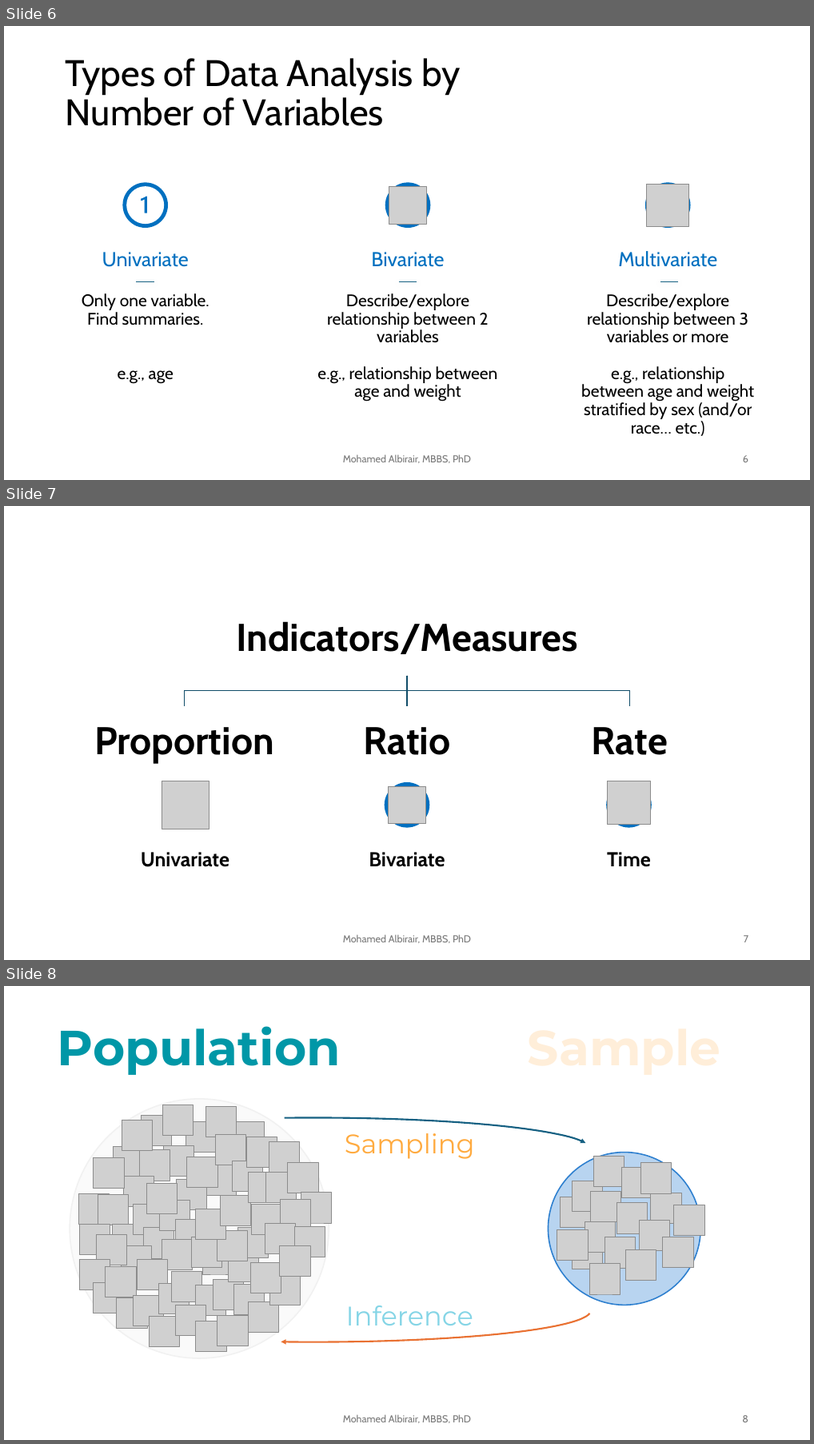
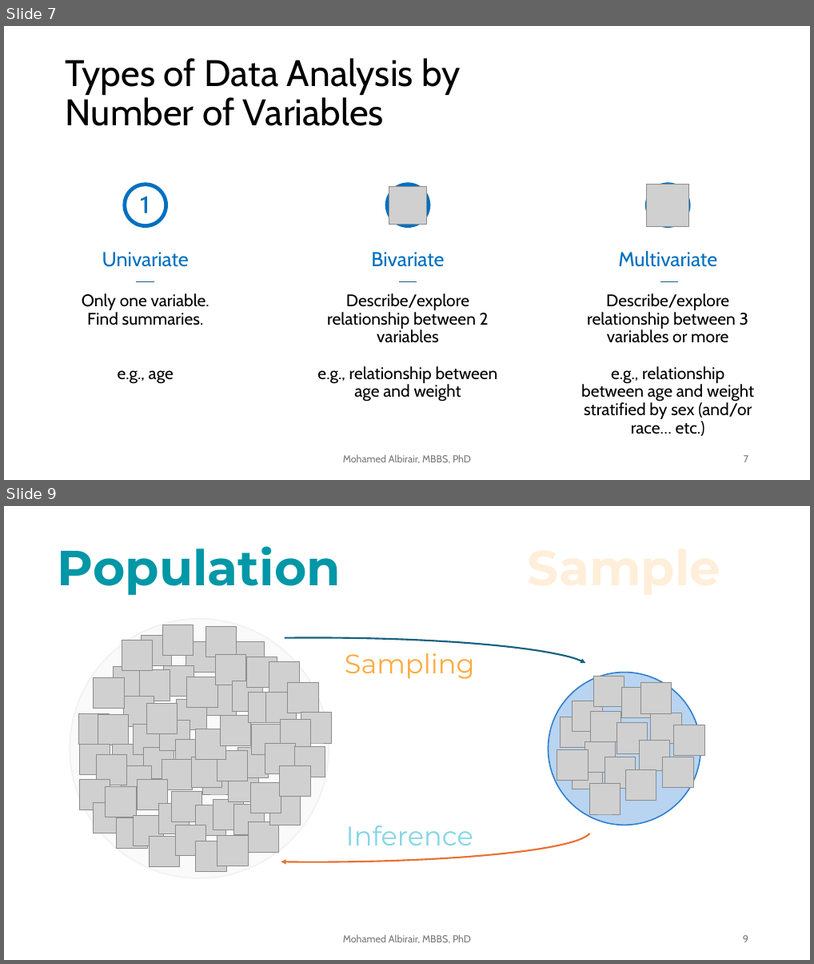
Before and after one commit to Mohamed-Albirair/ppts, a slide deck: Data Analysis II - MERSI 2025.pptx. Shown one above the other, each under a label of ours: slides 6, 7 and 8 before the commit, slides 7 and 9 after it; the slides between them are not shown. The pictures are 814x1444 and 814x964 pixels, drawn with LibreOffice and Linux fonts; fonts in the diff are those of the drawing; grey boxes stand for pictures. Boxes give left, top, right and bottom in pixels: in the first picture for what was removed or moved away, otherwise in the second. Text is boxed around its words. In the diff, an @@ line names an element or a change of style, - is before the commit and + after.

```diff
--- a/Data Analysis II - MERSI 2025.pptx
+++ b/Data Analysis II - MERSI 2025.pptx
@@ slide 7 removed at bbox=[4, 506, 810, 960], background #FFFFFF @@
@@ group removed at bbox=[94, 621, 668, 764]: 4 texts, 3 freeform shapes @@
-Indicators/Measures
-Proportion
-Ratio
-Rate
@@ picture removed at bbox=[162, 781, 210, 829] @@
@@ ellipse removed at bbox=[162, 782, 208, 828] @@
@@ ellipse removed at bbox=[385, 782, 430, 828] @@
@@ picture removed at bbox=[389, 786, 426, 823] @@
@@ ellipse removed at bbox=[606, 782, 652, 828] @@
@@ picture removed at bbox=[608, 781, 650, 824] @@
@@ text removed at bbox=[141, 852, 230, 867] @@
-Univariate
@@ text removed at bbox=[369, 852, 445, 867] @@
-Bivariate
@@ text removed at bbox=[607, 852, 651, 867] @@
-Time
@@ text removed at bbox=[343, 934, 471, 943] @@
-Mohamed Albirair, MBBS, PhD
@@ page number removed at bbox=[744, 935, 749, 942] @@
-7
@@ what was slide 6 is now slide 7 @@
@@ page number at bbox=[744, 455, 749, 462]: text changed @@
-6
+7
@@ what was slide 8 is now slide 9 @@
@@ page number at bbox=[743, 935, 749, 942]: text changed @@
-8
+9
```
Also in this commit, not shown: 1 slide changed, 2 slides added.
